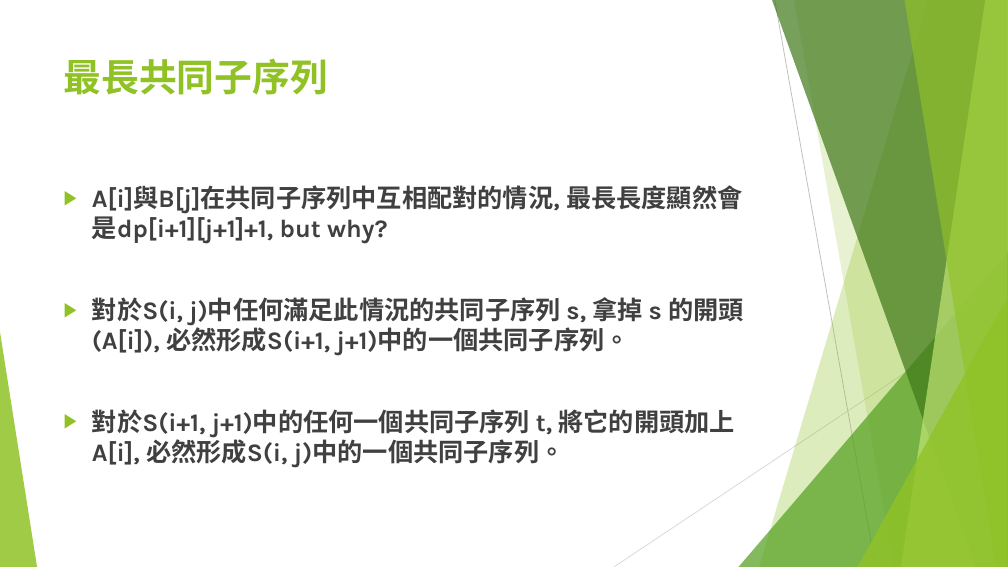
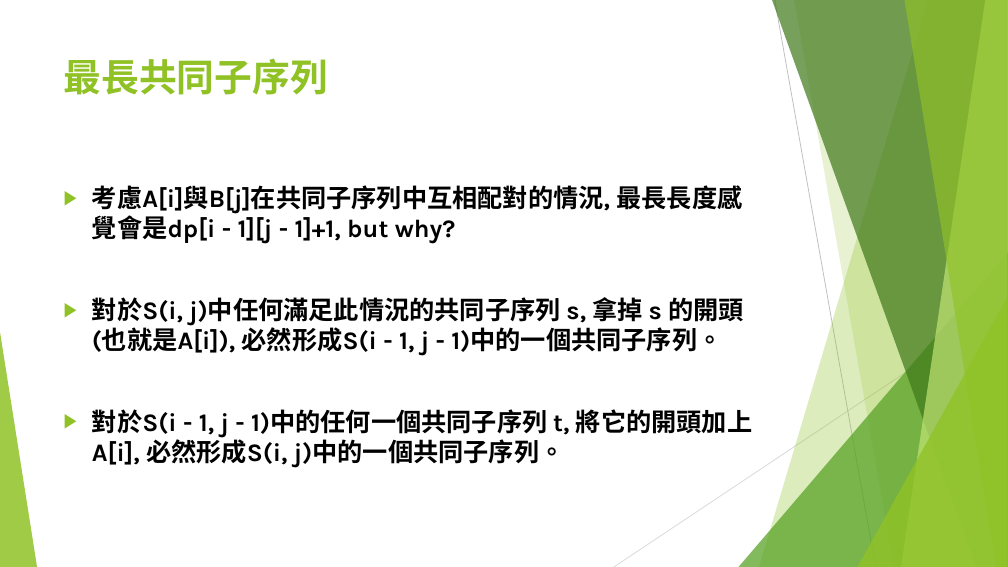
Before and after one commit to S920105123/DP2, a slide deck: slide 13 of presentation/進階動態規劃.pptx. Drawn at 1008x567 pixels with LibreOffice and Linux fonts; fonts in the diff are those of the drawing. Boxes give left, top, right and bottom in pixels: in the first picture for what was removed or moved away, otherwise in the second. Text is boxed around its words. In the diff, an @@ line names an element or a change of style, - is before the commit and + after.

```diff
--- a/presentation/進階動態規劃.pptx
+++ b/presentation/進階動態規劃.pptx
@@ text at (x1=92, y1=185, x2=752, y2=467): text changed; text colour #404040 to #000000 @@
-▶ A[i]與B[j]在共同子序列中互相配對的情況, 最長長度顯然會是dp[i+1][j+1]+1, but why?
-▶ 對於S(i, j)中任何滿足此情況的共同子序列 s, 拿掉 s 的開頭(A[i]), 必然形成S(i+1, j+1)中的一個共同子序列。
-▶ 對於S(i+1, j+1)中的任何一個共同子序列 t, 將它的開頭加上A[i], 必然形成S(i, j)中的一個共同子序列。
+▶ 考慮A[i]與B[j]在共同子序列中互相配對的情況, 最長長度感覺會是dp[i - 1][j - 1]+1, but why?
+▶ 對於S(i, j)中任何滿足此情況的共同子序列 s, 拿掉 s 的開頭(也就是A[i]), 必然形成S(i - 1, j - 1)中的一個共同子序列。
+▶ 對於S(i - 1, j - 1)中的任何一個共同子序列 t, 將它的開頭加上A[i], 必然形成S(i, j)中的一個共同子序列。
```
Also in this commit, not shown: 23 other slides changed, 23 slides added.
